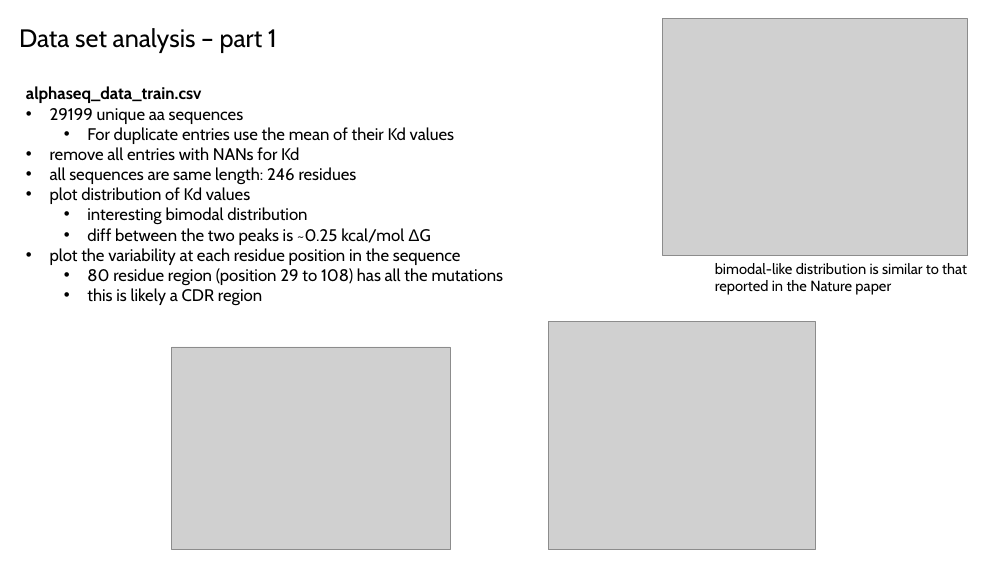
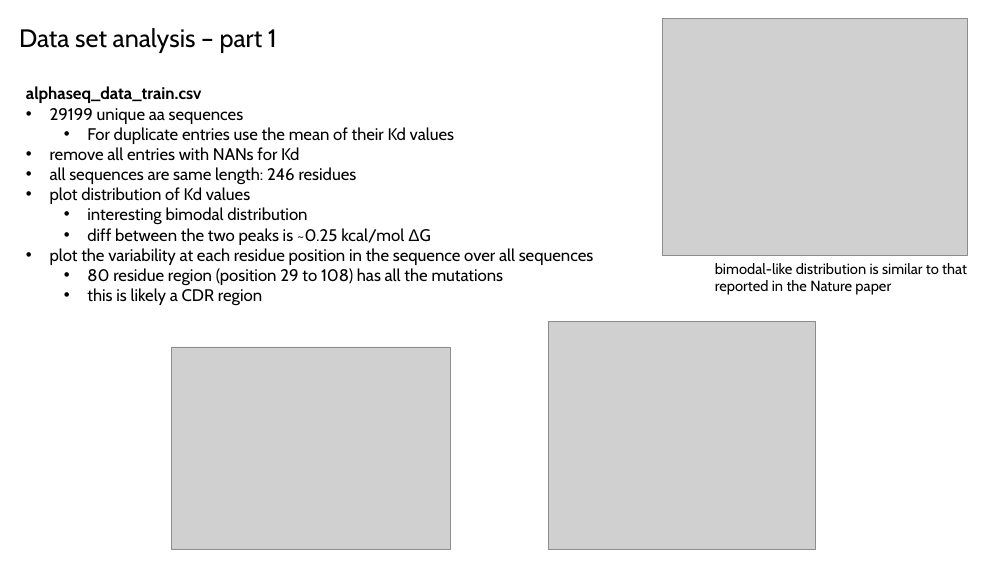
Before and after one commit to planaria158/BERT-antibody-antigen-binding-energy, a slide deck: slide 2 of Homework-aAlphaBio.pptx. Drawn at 1008x567 pixels with LibreOffice and Linux fonts; fonts in the diff are those of the drawing; grey boxes stand for pictures. Boxes give left, top, right and bottom in pixels: in the first picture for what was removed or moved away, otherwise in the second. Text is boxed around its words. In the diff, an @@ line names an element or a change of style, - is before the commit and + after.

```diff
--- a/Homework-aAlphaBio.pptx
+++ b/Homework-aAlphaBio.pptx
@@ text at bbox=[50, 248, 594, 265]: text changed @@
-• plot the variability at each residue position in the sequence
+• plot the variability at each residue position in the sequence over all sequences
```
Also in this commit, not shown: 13 other slides changed, 4 slides added, 2 slides removed.
